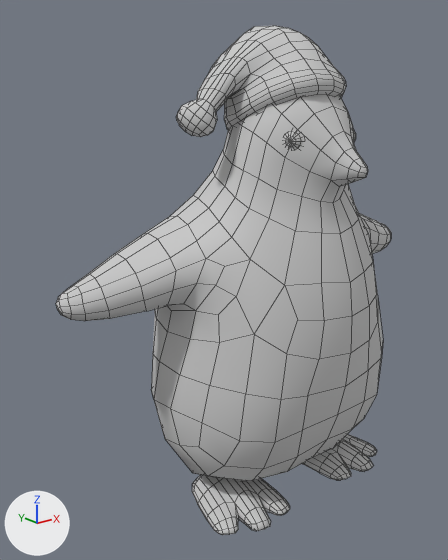
Two versions of the FBX model Assets/mesh/penguin.FBX, one commit apart.
Rendered twice from a 50 mm lens placed at (-0.967, -1.035, 0.943), pointed at (-0.09, 0.061, 0.505). Lighting does not change. The marker at lower left points along +X, +Y and +Z. Mesh edges are drawn as thin lines. Where no turn or scale is listed for an object, it has been applied to the vertices.

Objects in the first picture: 'penguin'.
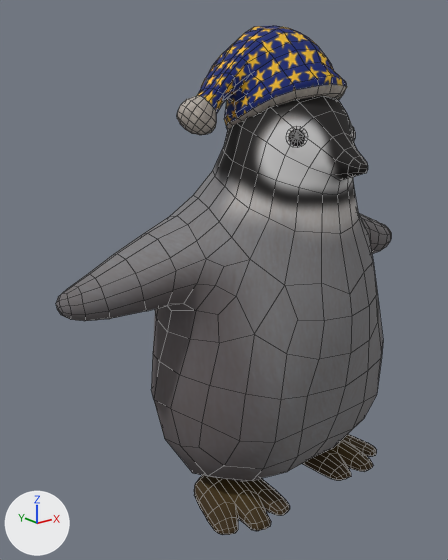
The newer file is also rescaled (x1.076), turned or shifted as a whole; pictures and numbers use the older file's frame.

Location of each change, [x1, y1, x2, y2] in pixels of the pictures (448 x 560 px; the box of a moved part takes in the faces that stretch with it):
part 1 of me_mesh, rebuilt: before [285, 131, 303, 149]; after [288, 129, 305, 146]
part 2 of me_mesh, moved or reshaped: before [176, 49, 373, 321]; after [177, 49, 373, 321]
part 3 of me_mesh, moved or reshaped: before [192, 463, 303, 519]; after [194, 463, 303, 519]
part 4 of me_mesh, recoloured: [56, 26, 391, 535] in both

The edits, one by one:
Picture 'penguin.tga' (img_penguin_tga) is new.
Material 'Material #4' (mat_material__4) is new.
Its texture is img_penguin_tga.
Its roughness is 0.859.
me_mesh is used by ob_penguin; location (0.0, 0.0, 0.0).
me_mesh had 1226 vertices, 1208 faces and spanned x -0.511..0.511, y -0.267..0.267, z -0.001..1.065.
me_mesh now has 1163 vertices, 1145 faces and spans x -0.511..0.511, y -0.267..0.267, z -0.001..1.065.
me_mesh part 1: the loose piece of 49 vertices spanning x -0.099..-0.069, y -0.165..-0.123, z 0.815..0.864 is rebuilt with 49 vertices and now spans x -0.096..-0.054, y -0.168..-0.128, z 0.819..0.872, in mat_material__4 (picture img_penguin_tga).
me_mesh part 2: 172 vertices moved from x -0.243..0.145, y -0.267..0.115, z 0.556..0.974 to x -0.244..0.146, y -0.267..0.115, z 0.53..0.953; 102 vertices removed from x -0.124..0.126, y -0.165..0.119, z 0.829..0.994; 39 vertices added at x -0.124..0.123, y -0.163..0.112, z 0.836..0.988.
me_mesh part 3: 28 vertices moved from x -0.247..0.247, y -0.037..0.036, z 0.01..0.032 to x -0.247..0.247, y -0.047..0.026, z 0.01..0.032.
me_mesh part 4: 969 faces spanning x -0.511..0.511, y -0.267..0.267, z -0.001..1.065 switch from mat_penguin_default (light grey #cacaca) to mat_material__4 (picture img_penguin_tga).
